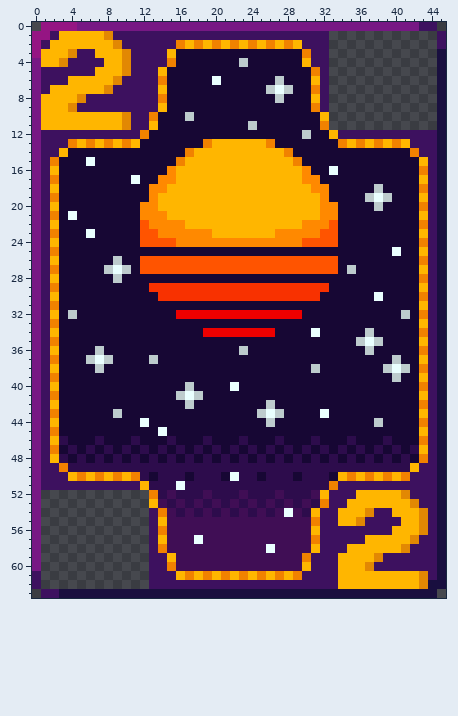
Two versions of one pixel-art sprite, images/card_images/two_of_diamonds.png. That is the earlier state.
The file is 46x64 pixels. Colours within 5 levels of each other are drawn and written as one.
The result:
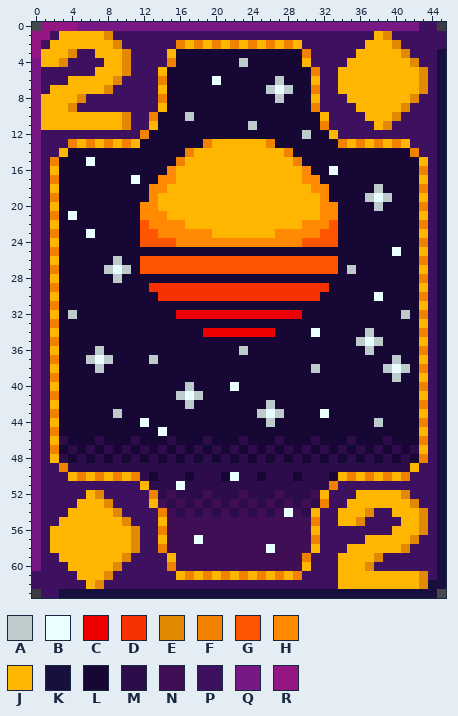
Palette (. is transparent): A #bdcbcd  B #eaffff  C #ee0000  D #f83100  E #e28803  F #f18200  G #ff5400  H #ff8900  J #ffb600  K #190f3f  L #170734  M #2d0c4c  N #400e55  P #3d115f  Q #771884  R #951583
What changed:
@@ x 31..45 @@
  0 QQQQQQQQQQQQPP.
- 1 PP............P
- 2 PP............P
- 3 PP............K
- 4 PP............K
- 5 FP............K
- 6 JP............K
- 7 FP............K
- 8 JP............K
- 9 FP............K
-10 LJ............K
-11 LF............K
+ 1 PPPPPPPJEPPPPPP
+ 2 PPPPPPJJJEPPPPP
+ 3 PPPPPJJJJJEPPPK
+ 4 PPPPJJJJJJJEPPK
+ 5 FPPJJJJJJJJJEPK
+ 6 JPPJJJJJJJJJEPK
+ 7 FPPJJJJJJJJJEPK
+ 8 JPPPJJJJJJJEPPK
+ 9 FPPPPJJJJJEPPPK
+10 LJPPPPJJJEPPPPK
+11 LFPPPPPJEPPPPPK
 12 LLJPPPPPPPPPPPK
@@ x 0..14 @@
 51 QPPPPPPPPPPPJMM
-52 Q............FM
-53 Q............JN
-54 Q............PF
-55 Q............PJ
-56 Q............PF
-57 Q............PJ
-58 Q............PF
-59 Q............PP
-60 Q............PP
-61 P............PP
-62 P............PP
+52 QPPPPPJEPPPPPFM
+53 QPPPPJJJEPPPPJN
+54 QPPPJJJJJEPPPPF
+55 QPPJJJJJJJEPPPJ
+56 QPJJJJJJJJJEPPF
+57 QPJJJJJJJJJEPPJ
+58 QPJJJJJJJJJEPPF
+59 QPPJJJJJJJEPPPP
+60 QPPPJJJJJEPPPPP
+61 PPPPPJJJEPPPPPP
+62 PPPPPPJEPPPPPPP
 63 .PPKKKKKKKKKKKK
Boxes around the changes in both pictures, in picture pixels (x1, y1, x2, y2):
added: (329, 31, 437, 130)
added: (41, 490, 149, 589)
